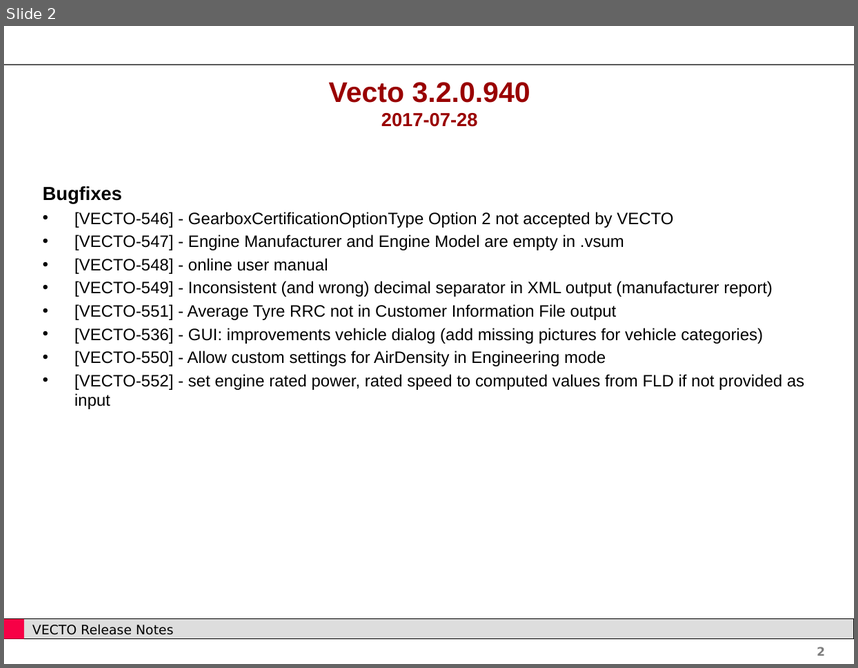
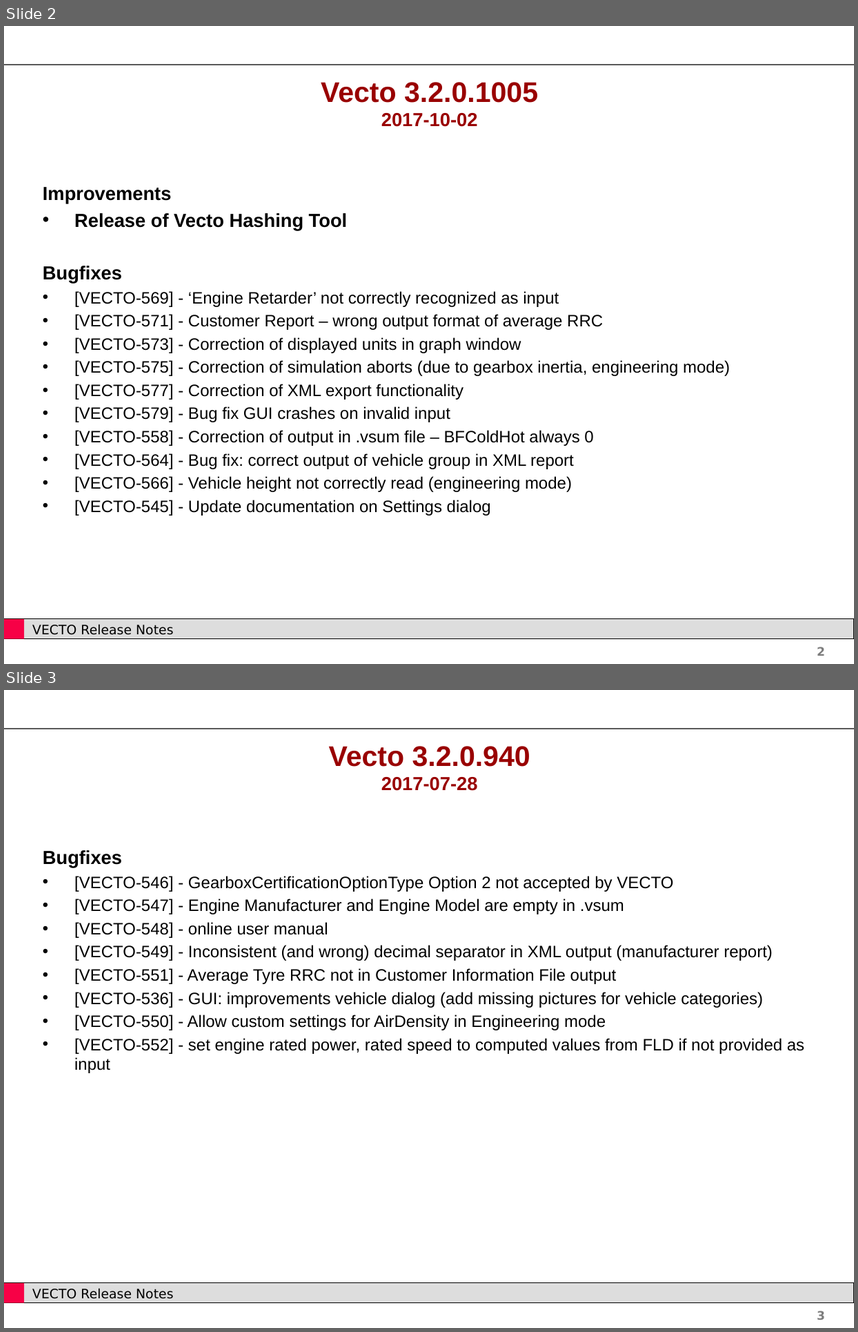
Before and after one commit to tanawadeatharva/BharatVECTO, a slide deck: Documentation/User Manual Source/Release Notes Vecto3.x.pptx. Shown one above the other, each under a label of ours: slide 2 before the commit, slides 2 and 3 after it. The pictures are 858x668 and 858x1332 pixels, drawn with LibreOffice and Linux fonts; fonts in the diff are those of the drawing; background and template pictures are left out. Boxes give left, top, right and bottom in pixels: in the first picture for what was removed or moved away, otherwise in the second. Text is boxed around its words. In the diff, an @@ line names an element or a change of style, - is before the commit and + after.

```diff
--- a/Documentation/User Manual Source/Release Notes Vecto3.x.pptx
+++ b/Documentation/User Manual Source/Release Notes Vecto3.x.pptx
@@ slide 2 added at <box>4,26,854,664</box>, background #FFFFFF; not listed: 5 template elements that a slide beside it also shows @@
@@ title added at <box>321,82,538,127</box>, 24 pt, text #990000, bold @@
+Vecto 3.2.0.1005
+2017-10-02
@@ text added at <box>43,187,730,515</box>, 14 pt, text #000000 @@
+Improvements
+• Release of Vecto Hashing Tool
+Bugfixes
+• [VECTO-569] - ‘Engine Retarder’ not correctly recognized as input
+• [VECTO-571] - Customer Report – wrong output format of average RRC
+• [VECTO-573] - Correction of displayed units in graph window
+• [VECTO-575] - Correction of simulation aborts (due to gearbox inertia, engineering mode)
+• [VECTO-577] - Correction of XML export functionality
+• [VECTO-579] - Bug fix GUI crashes on invalid input
+• [VECTO-558] - Correction of output in .vsum file – BFColdHot always 0
+• [VECTO-564] - Bug fix: correct output of vehicle group in XML report
+• [VECTO-566] - Vehicle height not correctly read (engineering mode)
+• [VECTO-545] - Update documentation on Settings dialog
@@ what was slide 2 is now slide 3 @@
@@ page number at <box>817,1310,825,1319</box>: text changed @@
-2
+3
```
Also in this commit, not shown: 1 slide changed, 4 other files.
